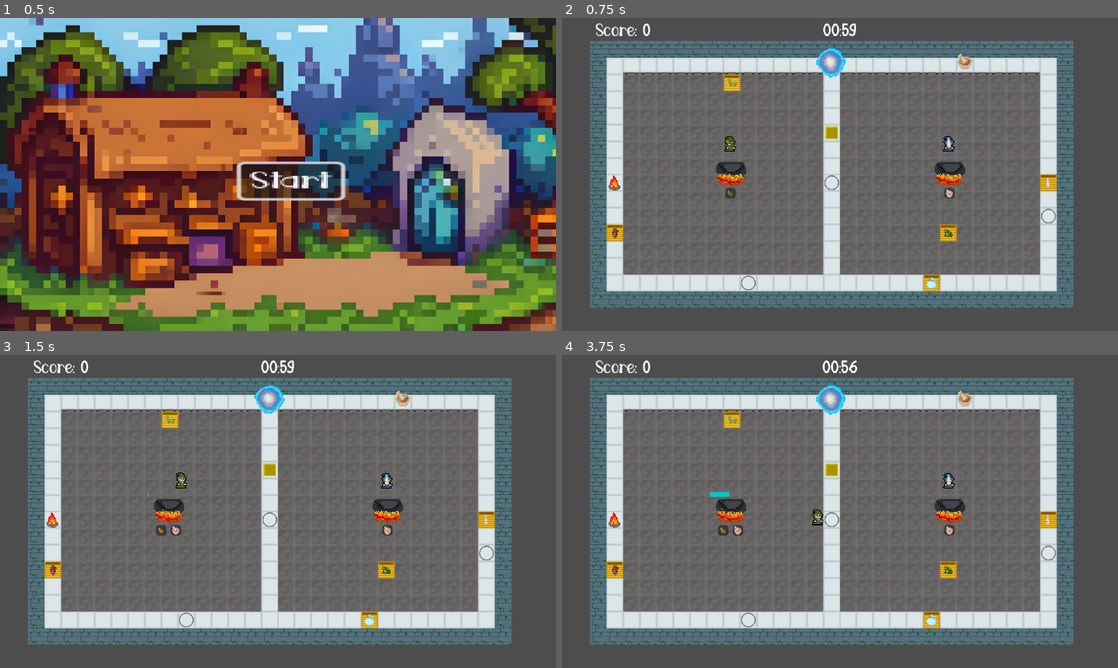
Above: before the commit, frames 1-4 (two rows, left to right).
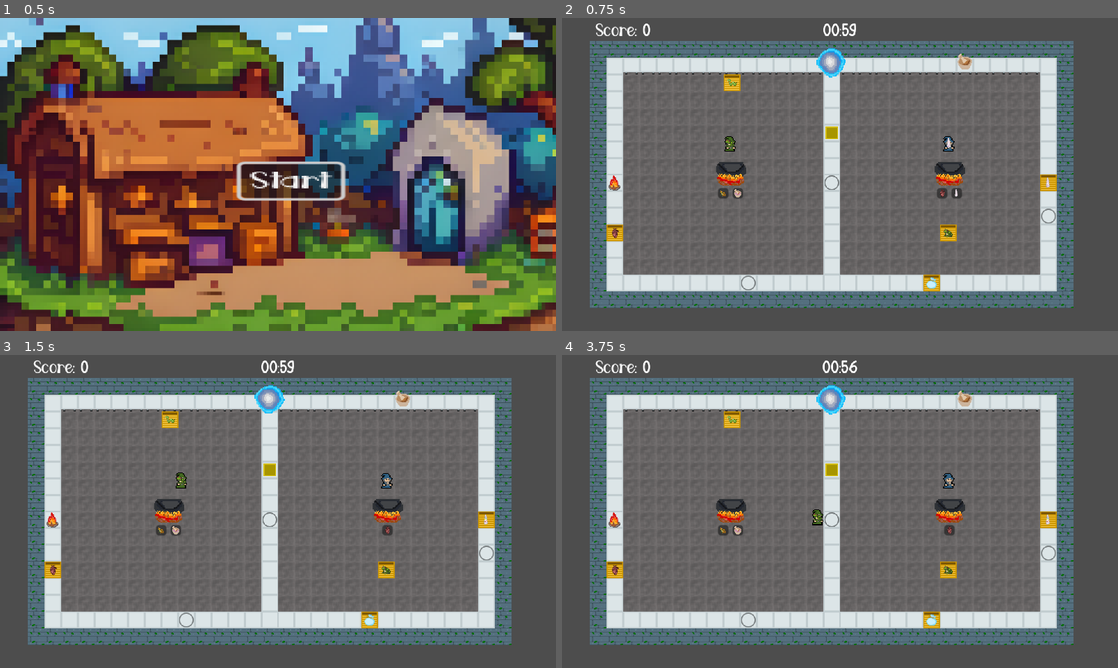
Above: after the commit, the same moments.

Repository: noriakisana/frankengamejam-2023
Game: Godot game, scene res://mainmenu/mainmenu.tscn
The game is run twice, just before and just after one commit, with the same random seed, the same clock (stepped at 60 frames per second) and the same inputs.
Inputs:
- Up to frame 1 (0.5 s): no input
- Up to frame 2 (0.75 s): click "Start" at 0.5 s
- Up to frame 3 (1.5 s): tap Enter (interact_p2) at 1.25 s; hold D (walk_right_p1) from 1.28 s (still down); tap E (interact_p1) at 1.35 s
- Up to frame 4 (3.75 s): release D (walk_right_p1) at 2.03 s; hold S (walk_down_p1) 2.03-2.78 s; tap Enter (interact_p2) at 2.1 s; hold D (walk_right_p1) 2.78-3.53 s; hold Shift (run_p1) 2.78-3.53 s; tap Space (run_p2) at 3.5, 3.6 s; hold W (walk_up_p1) from 3.53 s (still down)

Frame 1 is identical in both runs. In frame 2, 0.2% of the frame differs, in the area x 28-72%, y 54-58%; in frame 3, less than 0.1%; in frame 4, 0.2%.

Commit message:
randomized recipe in beginning

Diff:
--- a/equipment/caldron_on_fire/caldron_on_fire.gd
+++ b/equipment/caldron_on_fire/caldron_on_fire.gd
@@ -13,13 +13,12 @@
 
 func _ready():
 	super()
+	new_recipe()
 
 	$ProgressBar.visible = false
 
 	#var texture_rect = TextureRect.new()
 	#texture_rect.texture = load("res://ingredients/unicorn/unicorn1.png")
-
-	show_recipe()
 
 func show_recipe():
 	for item_type in recipe:
--- a/equipment/caldron_on_fire/caldron_on_fire_left.gd
+++ b/equipment/caldron_on_fire/caldron_on_fire_left.gd
@@ -3,6 +3,5 @@
 class_name caldron_on_fire_left
 
 func _ready():
-	recipe = [Ingredient.Type.FROG]
 	recipeSize = recipe.size()
 	super()
--- a/equipment/caldron_on_fire/caldron_on_fire_right.gd
+++ b/equipment/caldron_on_fire/caldron_on_fire_right.gd
@@ -3,6 +3,5 @@
 class_name caldron_on_fire_right
 
 func _ready():
-	recipe = [Ingredient.Type.GRINDED_UNICORN]
 	recipeSize = recipe.size()
 	super()
